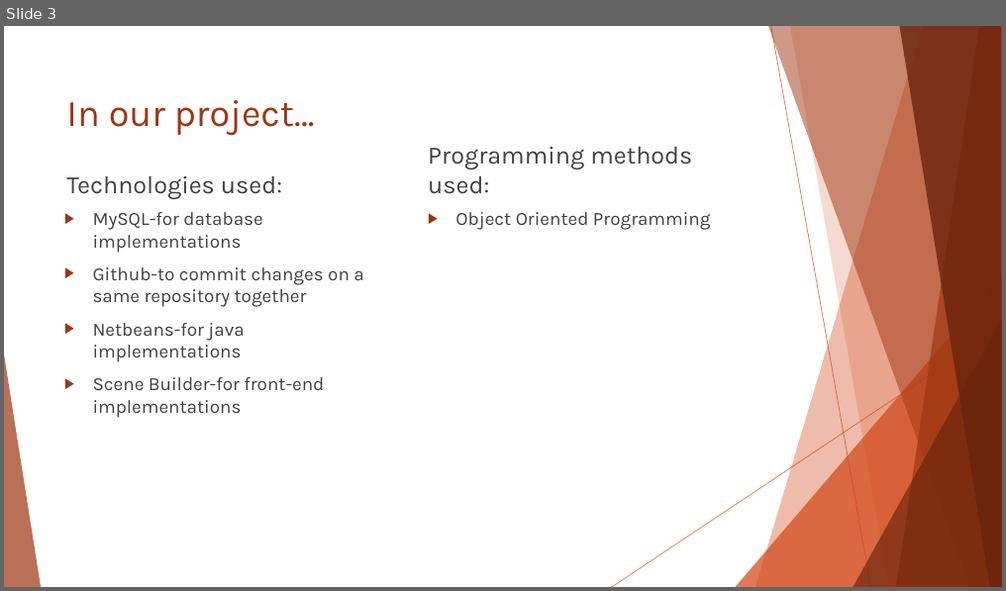
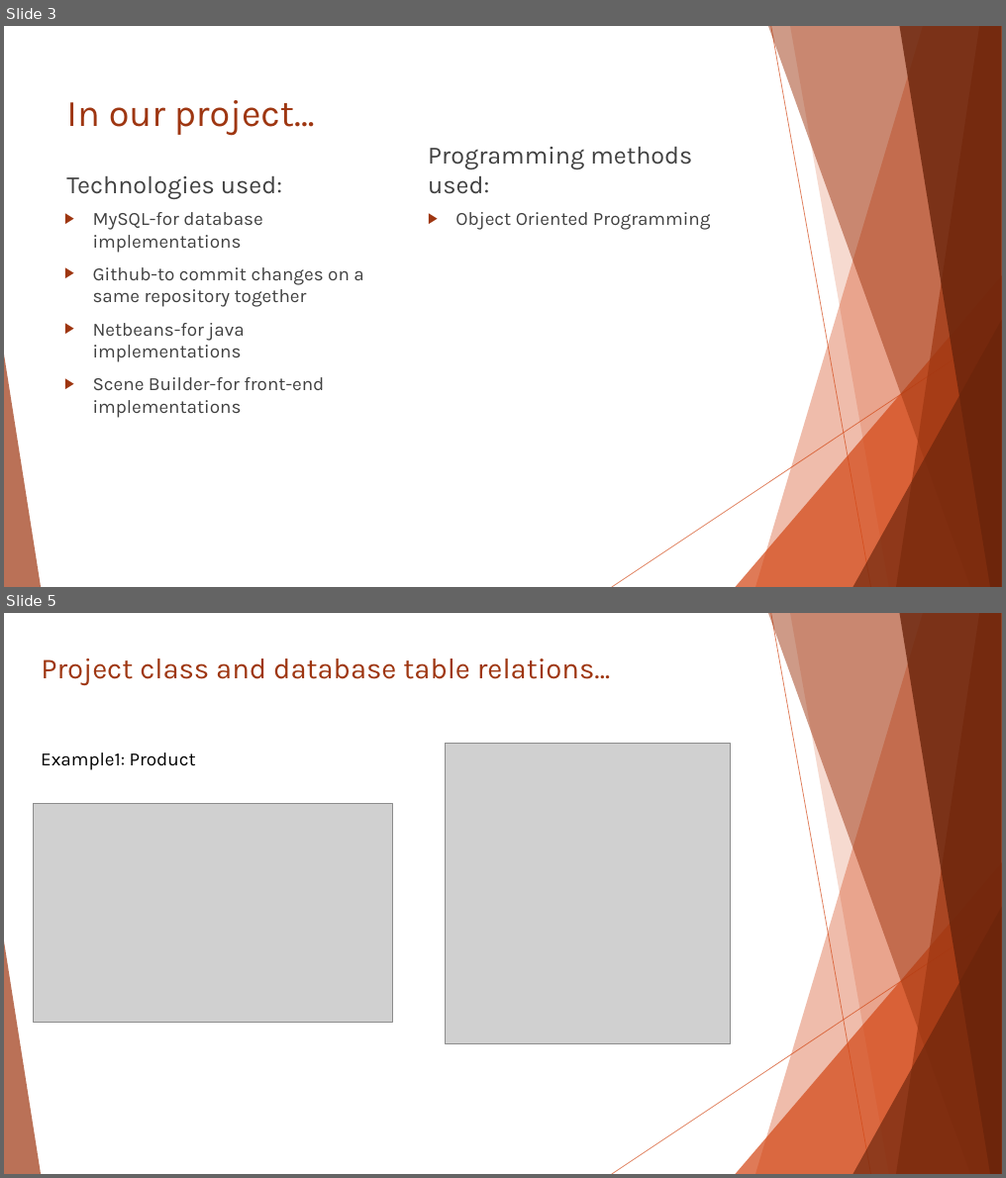
Before and after one commit to firstvenus/Database2-Marketing, a slide deck: database.pptx. Shown one above the other, each under a label of ours: slide 3 before the commit, slides 3 and 5 after it; the slides between them are not shown. The pictures are 1006x591 and 1006x1178 pixels, drawn with LibreOffice and Linux fonts; fonts in the diff are those of the drawing; grey boxes stand for pictures. Boxes give left, top, right and bottom in pixels: in the first picture for what was removed or moved away, otherwise in the second. Text is boxed around its words. In the diff, an @@ line names an element or a change of style, - is before the commit and + after.

```diff
--- a/database.pptx
+++ b/database.pptx
@@ slide 5 added at [4,613,1002,1174], background #FFFFFF; not listed: 10 template elements that a slide beside it also shows @@
@@ title added at [41,659,610,685], 27.9 pt, text #9E3611 @@
+Project class and database table relations…
@@ text added at [41,753,196,770], 18 pt, text #000000 @@
+Example1: Product
@@ picture added at [446,744,731,1045] @@
@@ picture added at [33,803,392,1023] @@
```
Also in this commit, not shown: 2 slides changed, 2 other slides added, 3 slides removed.
